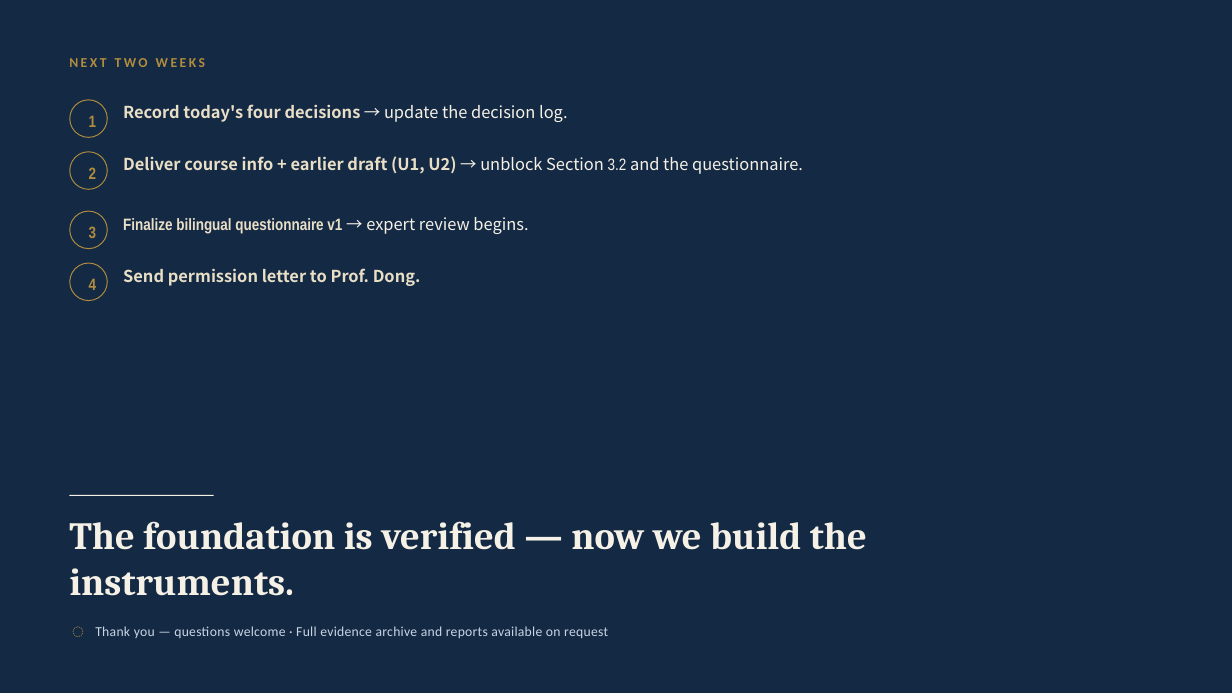
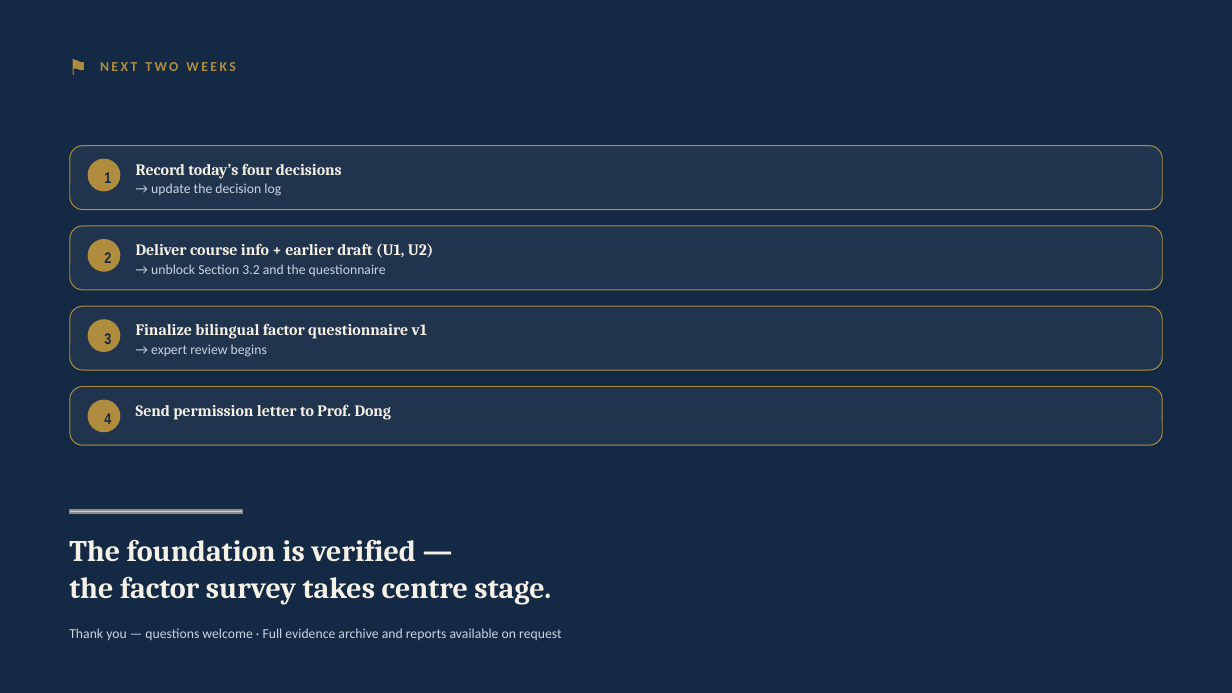
Before and after one commit to longme179/GLM-sessions-sandbox-archive, a slide deck: slide 13 of projects/SPNC/deliverables/SPNC_progress_report_supervisor.pptx. Drawn at 1232x693 pixels with LibreOffice and Linux fonts; fonts in the diff are those of the drawing; grey boxes stand for pictures. Boxes give left, top, right and bottom in pixels: in the first picture for what was removed or moved away, otherwise in the second. Text is boxed around its words. In the diff, an @@ line names an element or a change of style, - is before the commit and + after.

Commit message:
SPNC session 7: refocus D16 — anxiety-INDUCING FACTORS central (RQ2 core, Dong-20 baseline+stratification); ledgers updated via Agent-1 (A2-001 done), ICAS hunt A2-002 running; deck+sotay regenerated v2, synced host md5 4/4

```diff
--- a/projects/SPNC/deliverables/SPNC_progress_report_supervisor.pptx
+++ b/projects/SPNC/deliverables/SPNC_progress_report_supervisor.pptx
@@ text at <box>69,58,86,75</box>: text changed @@
-◌
+⚑
@@ text "NEXT TWO WEEKS": place and size @@
-text "NEXT TWO WEEKS" at <box>69,58,205,67</box>
+text "NEXT TWO WEEKS" at <box>100,62,235,71</box>
@@ ellipse removed at <box>70,100,107,137</box> @@
@@ rounded rectangle added at <box>70,145,1163,209</box>, fill #F5F1E6 at 6% opacity, outline #B08D3E 0.56 pt @@
@@ ellipse removed at <box>70,152,107,188</box> @@
@@ text "1": place and size @@
-text "1" at <box>89,115,96,127</box>
+text "1" at <box>104,172,111,183</box>
@@ rounded rectangle added at <box>87,159,121,192</box>, fill #B08D3E @@
@@ text at <box>136,163,342,179</box>: text changed; size 9.6 to 9.3 pt; font Noto Sans CJK SC to Cambria; text colour #E9DFC7 to #F5F1E6 @@
-Record today's four decisions → update the decision log.
+Record today’s four decisions
@@ text added at <box>151,183,281,196</box>, 8 pt, text #C9D4E2 @@
+→ update the decision log
@@ ellipse removed at <box>70,211,107,248</box> @@
@@ rounded rectangle added at <box>70,225,1163,290</box>, fill #F5F1E6 at 6% opacity, outline #B08D3E 0.56 pt @@
@@ text "2": place and size @@
-text "2" at <box>89,167,96,179</box>
+text "2" at <box>104,252,111,263</box>
@@ rounded rectangle added at <box>87,239,121,272</box>, fill #B08D3E @@
@@ ellipse removed at <box>70,264,107,301</box> @@
@@ text at <box>136,243,433,258</box>: text changed; size 9.6 to 9.3 pt; font Noto Sans CJK SC to Cambria; bold on @@
-Deliver course info + earlier draft (U1, U2) → unblock Section 3.2 and the questionnaire.
+Deliver course info + earlier draft (U1, U2)
@@ text added at <box>151,264,386,276</box>, 8 pt, text #C9D4E2 @@
+→ unblock Section 3.2 and the questionnaire
@@ rounded rectangle added at <box>70,307,1163,371</box>, fill #F5F1E6 at 6% opacity, outline #B08D3E 0.56 pt @@
@@ text "3": place and size @@
-text "3" at <box>89,226,96,238</box>
+text "3" at <box>104,333,111,344</box>
@@ rounded rectangle added at <box>87,319,121,352</box>, fill #B08D3E @@
@@ text at <box>136,323,427,339</box>: text changed; size 9.6 to 9.3 pt; font Arial Narrow to Cambria; text colour #E9DFC7 to #F5F1E6 @@
-Finalize bilingual questionnaire v1 → expert review begins.
+Finalize bilingual factor questionnaire v1
@@ text added at <box>151,344,267,357</box>, 8 pt, text #C9D4E2 @@
+→ expert review begins
@@ rounded rectangle added at <box>70,387,1163,446</box>, fill #F5F1E6 at 6% opacity, outline #B08D3E 0.56 pt @@
@@ size 9.6 to 9 pt, text colour #B08D3E to #142944; line spacing 14.3pt to 13.5pt in 4 elements at <box>104,172,111,183</box>, <box>104,252,111,263</box>, <box>104,333,111,344</box>, <box>104,413,111,424</box> @@
@@ text "4": place and size @@
-text "4" at <box>89,278,96,290</box>
+text "4" at <box>104,413,111,424</box>
@@ rounded rectangle added at <box>87,399,121,432</box>, fill #B08D3E @@
@@ text at <box>136,404,392,420</box>: text changed; size 9.6 to 9.3 pt; font Noto Sans CJK SC to Cambria; text colour #E9DFC7 to #F5F1E6 @@
-Send permission letter to Prof. Dong.
+Send permission letter to Prof. Dong
@@ line removed from (69, 495) to (213, 495) @@
@@ text at <box>69,539,551,605</box>: text changed; size 22.5 to 17.4 pt @@
-The foundation is verified — now we build the instruments.
+The foundation is verified —
+the factor survey takes centre stage.
@@ picture added at <box>69,510,243,513</box> @@
@@ text "Thank you — questions welcome ...": place and size @@
-text "Thank you — questions welcome ..." at <box>95,626,608,638</box>
+text "Thank you — questions welcome ..." at <box>69,628,561,640</box>
@@ text "Thank you — questions welcome ..." at <box>69,628,561,640</box>: letter spacing 0.1 to 0 pt @@
```
Also in this commit, not shown: 12 other slides changed, 15 other files.
